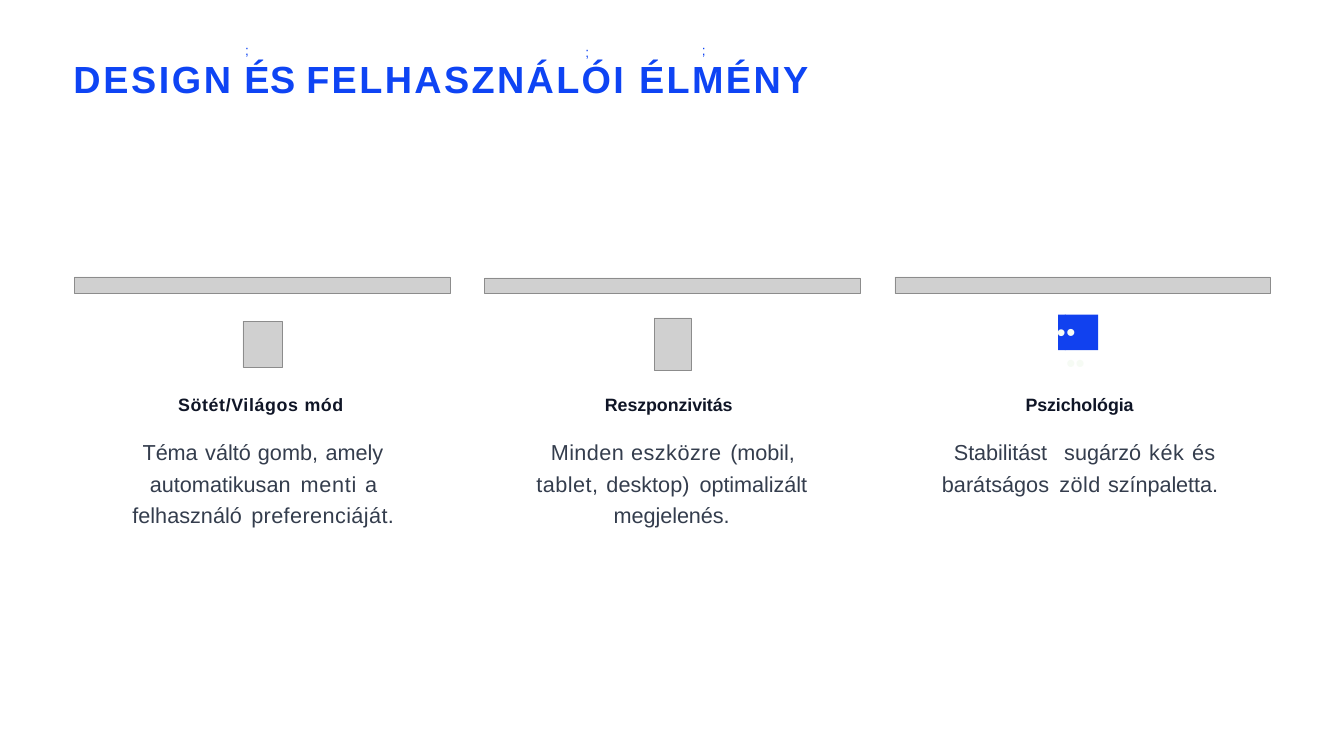
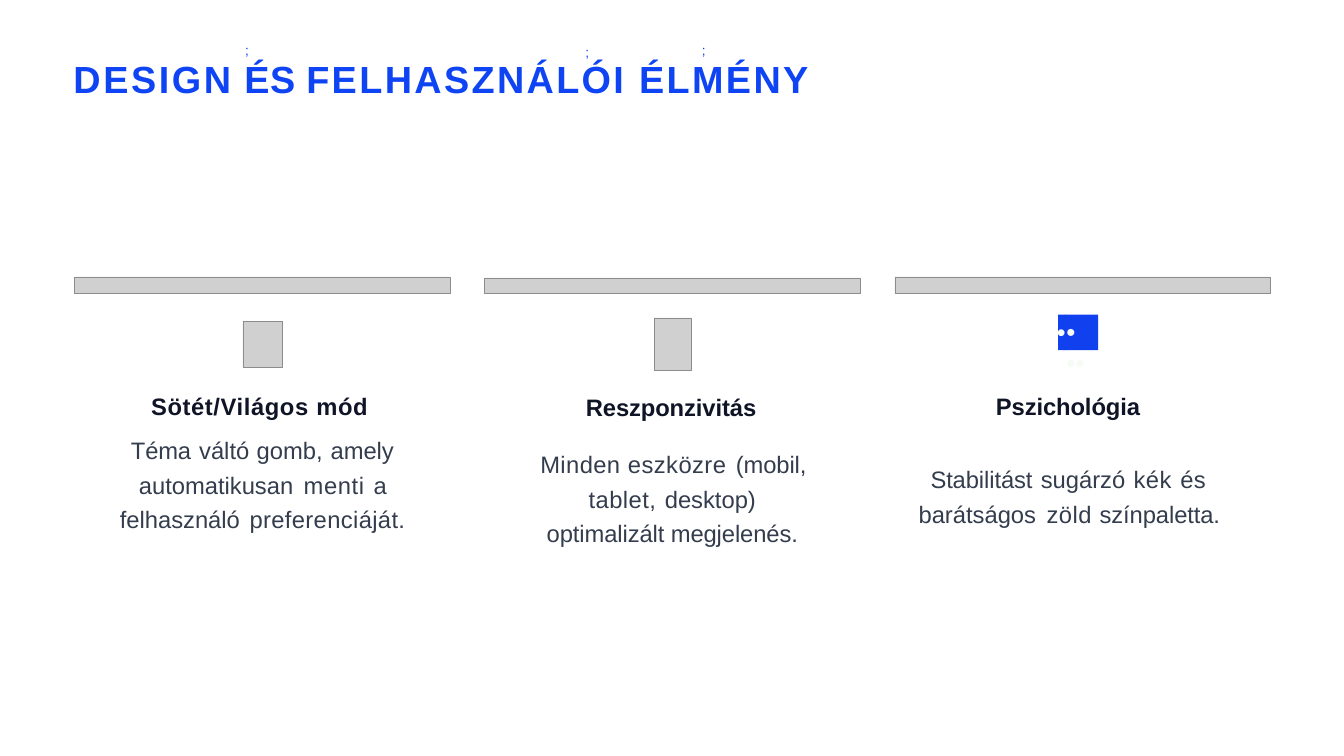
Before and after one commit to Fotelharc0s/Felveo, a slide deck: slide 8 of Docs/Hivatalos PPT_Felveo .pptx. Drawn at 1344x756 pixels with LibreOffice and Linux fonts; fonts in the diff are those of the drawing; grey boxes stand for pictures. Boxes give left, top, right and bottom in pixels: in the first picture for what was removed or moved away, otherwise in the second. Text is boxed around its words. In the diff, an @@ line names an element or a change of style, - is before the commit and + after.

```diff
--- a/Docs/Hivatalos PPT_Felveo .pptx
+++ b/Docs/Hivatalos PPT_Felveo .pptx
@@ text "Sötét/Világos mód": place and size @@
-text "Sötét/Világos mód" at (178,398,344,415)
+text "Sötét/Világos mód" at (151,397,367,420)
@@ text "Reszponzivitás": place and size @@
-text "Reszponzivitás" at (605,398,733,415)
+text "Reszponzivitás" at (586,398,756,421)
@@ size 21 to 28 pt in 3 elements at (586,398,756,421), (151,397,367,420), (996,397,1140,420) @@
@@ text "Pszichológia": place and size @@
-text "Pszichológia" at (1026,398,1134,415)
+text "Pszichológia" at (996,397,1140,420)
@@ text "Téma váltó gomb, amely automatikusan ...": place and size @@
-text "Téma váltó gomb, amely automatikusan ..." at (132,444,394,528)
+text "Téma váltó gomb, amely automatikusan ..." at (120,441,406,533)
@@ text "Minden eszközre (mobil, tablet, desktop) ...": place and size @@
-text "Minden eszközre (mobil, tablet, desktop) ..." at (536,444,807,528)
+text "Minden eszközre (mobil, tablet, desktop) ..." at (540,455,807,547)
@@ size 25.5 to 28 pt in 3 elements at (540,455,807,547), (120,441,406,533), (919,470,1220,528) @@
@@ text "Stabilitást sugárzó kék és barátságos ...": place and size @@
-text "Stabilitást sugárzó kék és barátságos ..." at (942,444,1218,497)
+text "Stabilitást sugárzó kék és barátságos ..." at (919,470,1220,528)
```
Also in this commit, not shown: 10 other slides changed, 1 slide removed, 5 other files.
